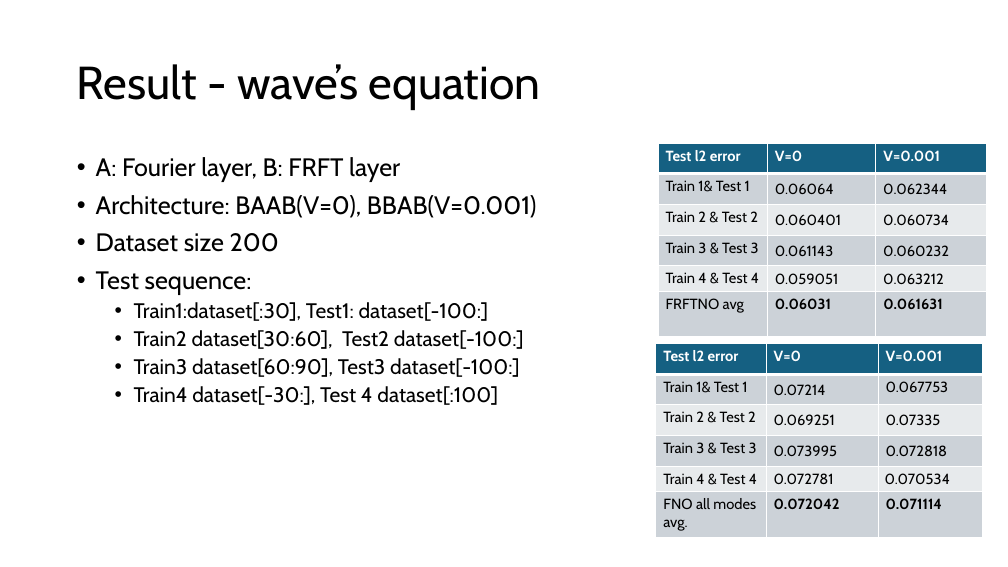
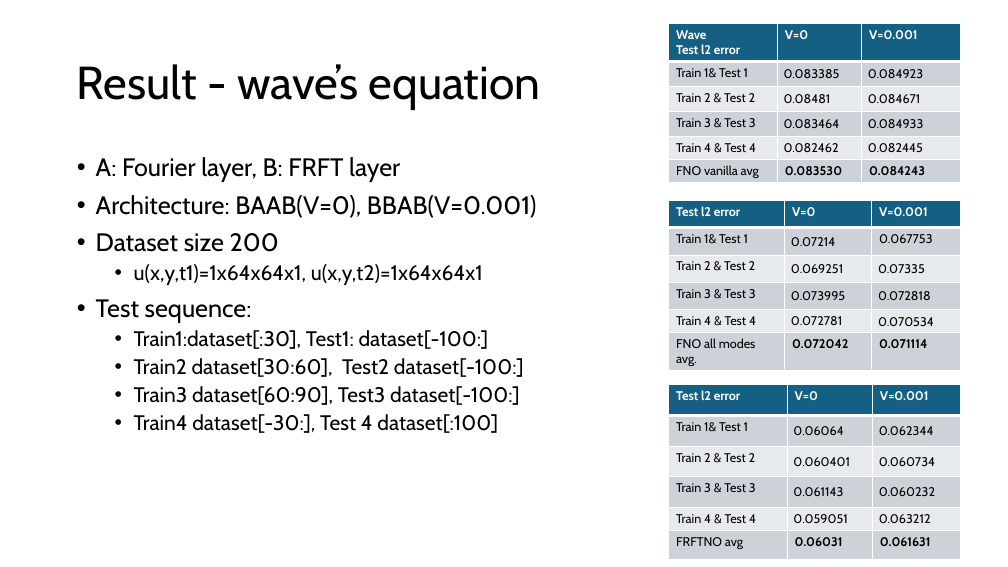
Before and after one commit to suweiyang0106/FRFTNO---Project, a slide deck: slide 26 of Result/Project presentation.pptx (slide 27 before the commit). Drawn at 1008x567 pixels with LibreOffice and Linux fonts; fonts in the diff are those of the drawing. Boxes give left, top, right and bottom in pixels: in the first picture for what was removed or moved away, otherwise in the second. Text is boxed around its words. In the diff, an @@ line names an element or a change of style, - is before the commit and + after.

```diff
--- a/Result/Project presentation.pptx
+++ b/Result/Project presentation.pptx
@@ table added at [668,23,960,182], 6 rows, 3 columns @@
+Wave / Test l2 error | V=0 | V=0.001
+Train 1& Test 1 | 0.083385 | 0.084923
+Train 2 & Test 2 | 0.08481 | 0.084671
+Train 3 & Test 3 | 0.083464 | 0.084933
+Train 4 & Test 4 | 0.082462 | 0.082445
+FNO vanilla avg | 0.083530 | 0.084243
@@ table at [668,201,960,370] @@
@@ size 14 to 12 pt @@
@@ table: place and size @@
-table at [656,344,983,538]
+table at [668,201,960,370]
@@ text at [134,264,483,285]: paragraph added @@
+  • u(x,y,t1)=1x64x64x1, u(x,y,t2)=1x64x64x1
@@ table at [668,385,961,560] @@
@@ size 14 to 12 pt @@
@@ table: place and size @@
-table at [658,143,986,337]
+table at [668,385,961,560]
```
Also in this commit, not shown: 28 other slides changed, 5 slides removed, 1 other file.
